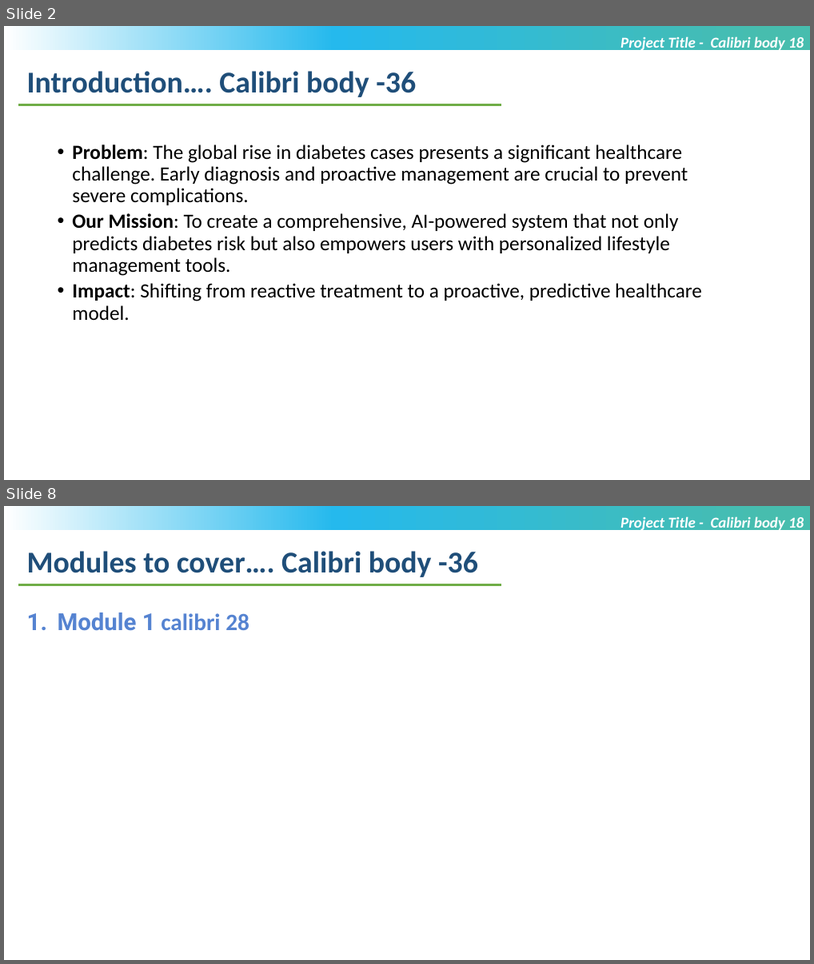
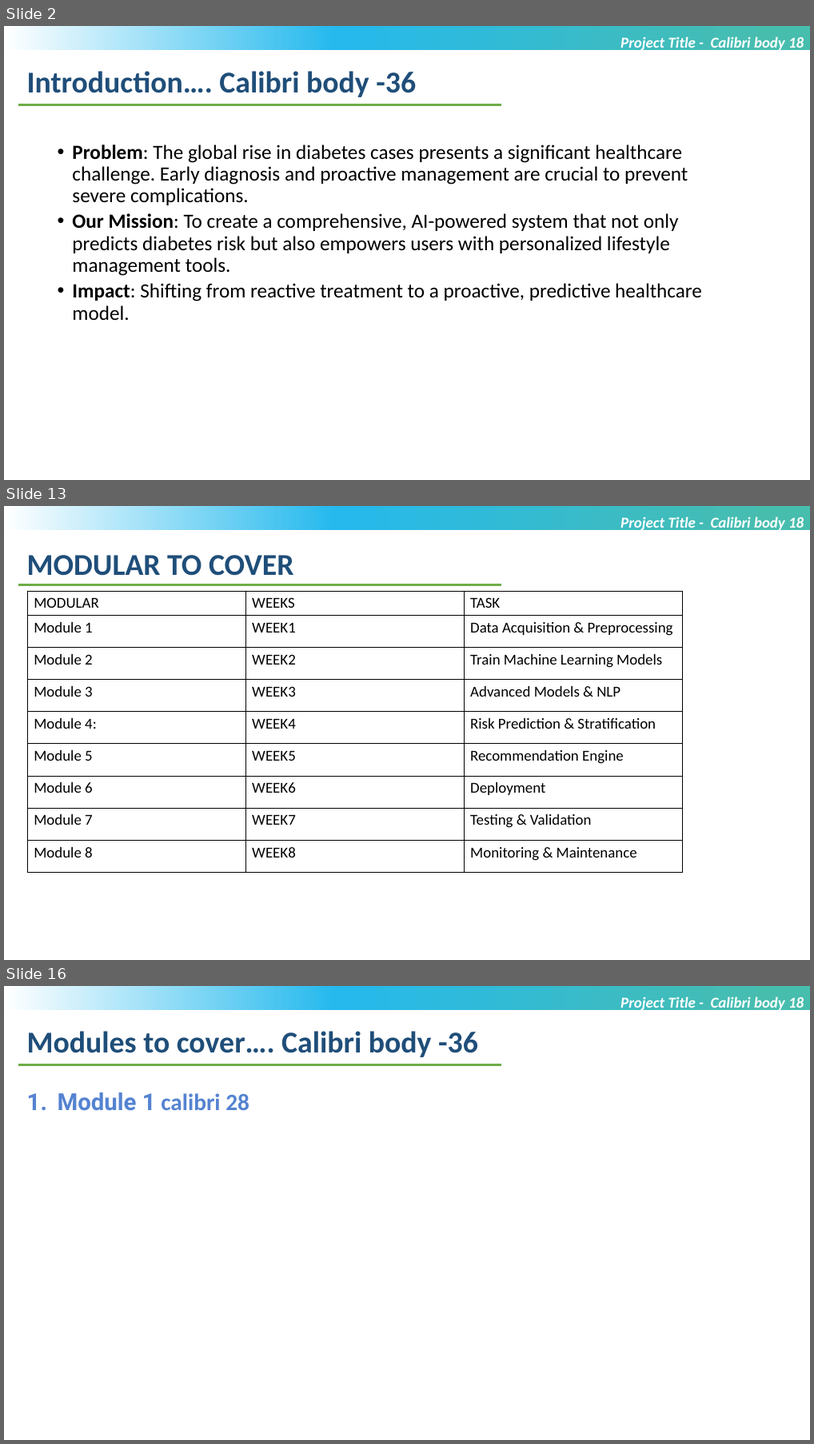
Before and after one commit to Nivyasreec/files, a slide deck: MTech_Project_PPTltim.pptx. Shown one above the other, each under a label of ours: slides 2 and 8 before the commit, slides 2, 13 and 16 after it; the slides between them are not shown. The pictures are 814x964 and 814x1444 pixels, drawn with LibreOffice and Linux fonts; fonts in the diff are those of the drawing; background and template pictures are left out. Boxes give left, top, right and bottom in pixels: in the first picture for what was removed or moved away, otherwise in the second. Text is boxed around its words. In the diff, an @@ line names an element or a change of style, - is before the commit and + after.

```diff
--- a/MTech_Project_PPTltim.pptx
+++ b/MTech_Project_PPTltim.pptx
@@ slide 13 added at [4,506,810,960], background #FFFFFF; not listed: 1 template element that a slide beside it also shows @@
@@ text added at [621,516,804,532], 18 pt, text #FFFFFF, bold, italic @@
+Project Title - Calibri body 18
@@ text added at [27,555,294,576], 36 pt, text #1F4E79, bold @@
+MODULAR TO COVER
@@ line added from (18, 584) to (502, 584), #70AD47 2.25 pt @@
@@ table added at [27,591,682,872], 9 rows, 3 columns @@
+MODULAR | WEEKS | TASK
+Module 1 | WEEK1 | Data Acquisition & Preprocessing
+Module 2 | WEEK2 | Train Machine Learning Models
+Module 3 | WEEK3 | Advanced Models & NLP
+Module 4: | WEEK4 | Risk Prediction & Stratification
+Module 5 | WEEK5 | Recommendation Engine
+Module 6 | WEEK6 | Deployment
+Module 7 | WEEK7 | Testing & Validation
+Module 8 | WEEK8 | Monitoring & Maintenance
@@ what was slide 8 is now slide 16 @@
```
Also in this commit, not shown: 3 slides changed, 9 other slides added, 2 slides removed.
